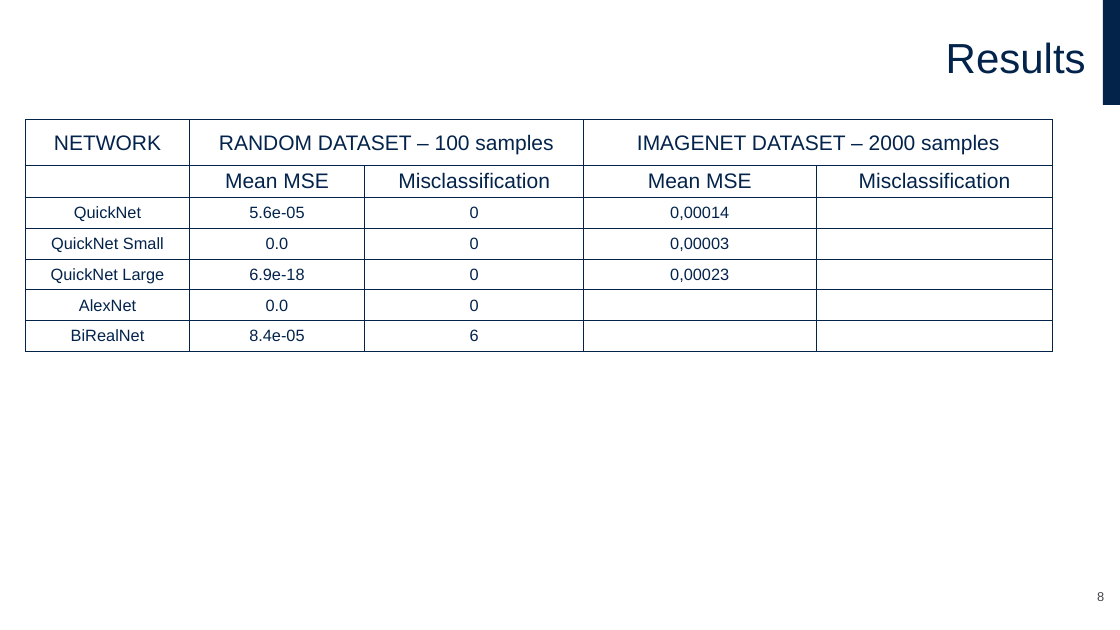
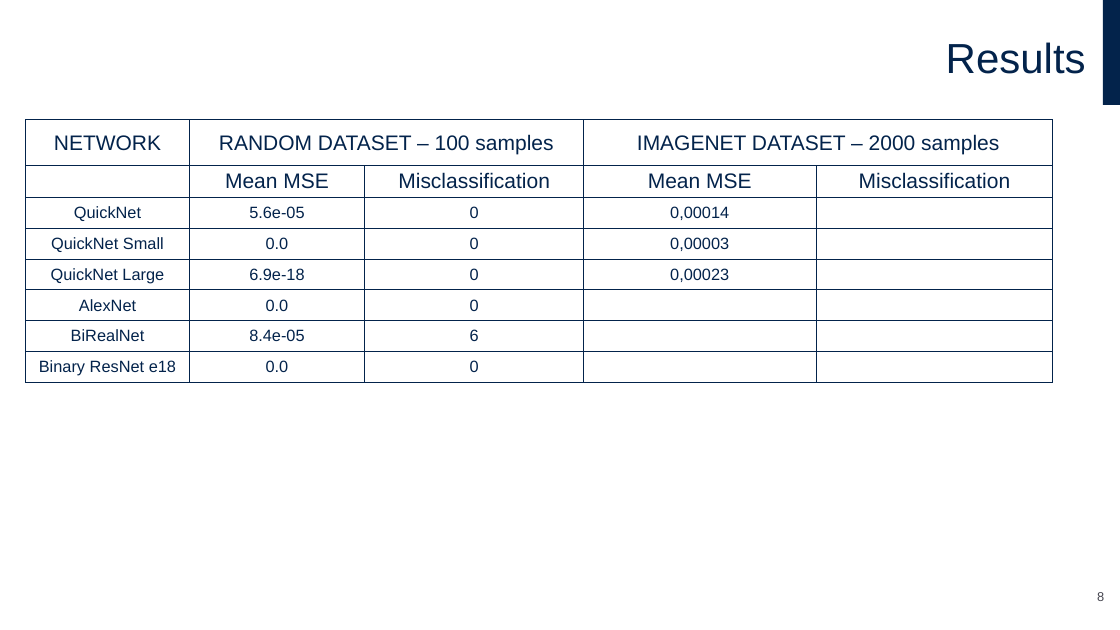
Before and after one commit to FrancescoLoro/qkeras_vs_larq_zoo_tester, a slide deck: slide 8 of zoo_qkeras_vs_larq.pptx. Drawn at 1120x630 pixels with LibreOffice and Linux fonts; fonts in the diff are those of the drawing; background and template pictures are left out. Boxes give left, top, right and bottom in pixels: in the first picture for what was removed or moved away, otherwise in the second. Text is boxed around its words. In the diff, an @@ line names an element or a change of style, - is before the commit and + after.

Commit message:
added binary resnet e 18

```diff
--- a/zoo_qkeras_vs_larq.pptx
+++ b/zoo_qkeras_vs_larq.pptx
@@ table at (26, 120, 1053, 385) @@
+row 8: Binary ResNet e18 | 0.0 | 0 |  | 
```
Also in this commit, not shown: 1 other slide changed, 15 other files.
